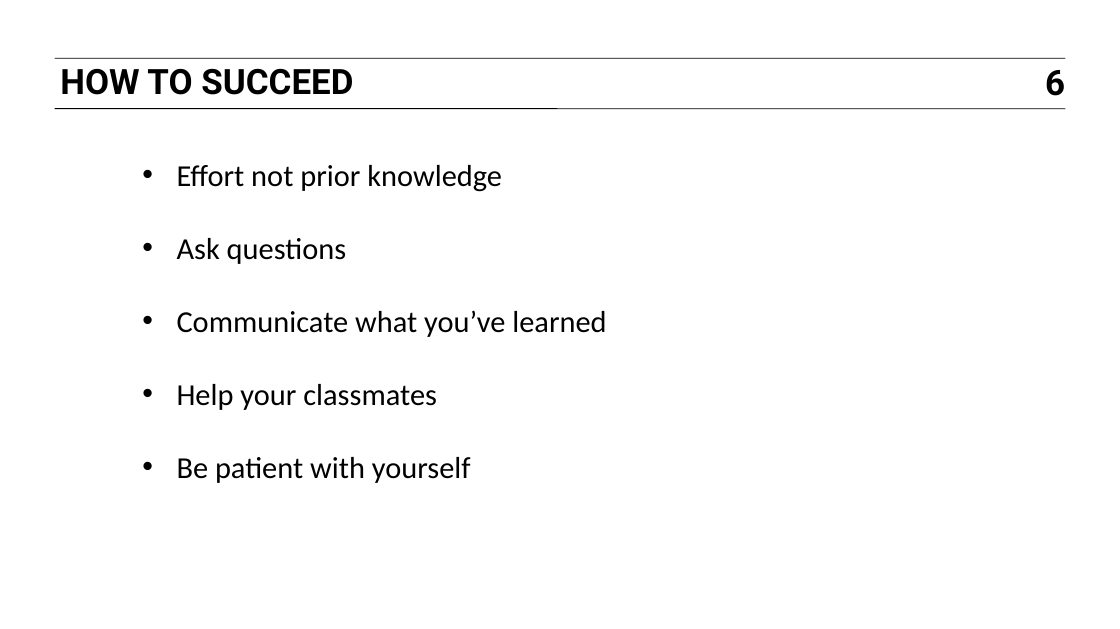
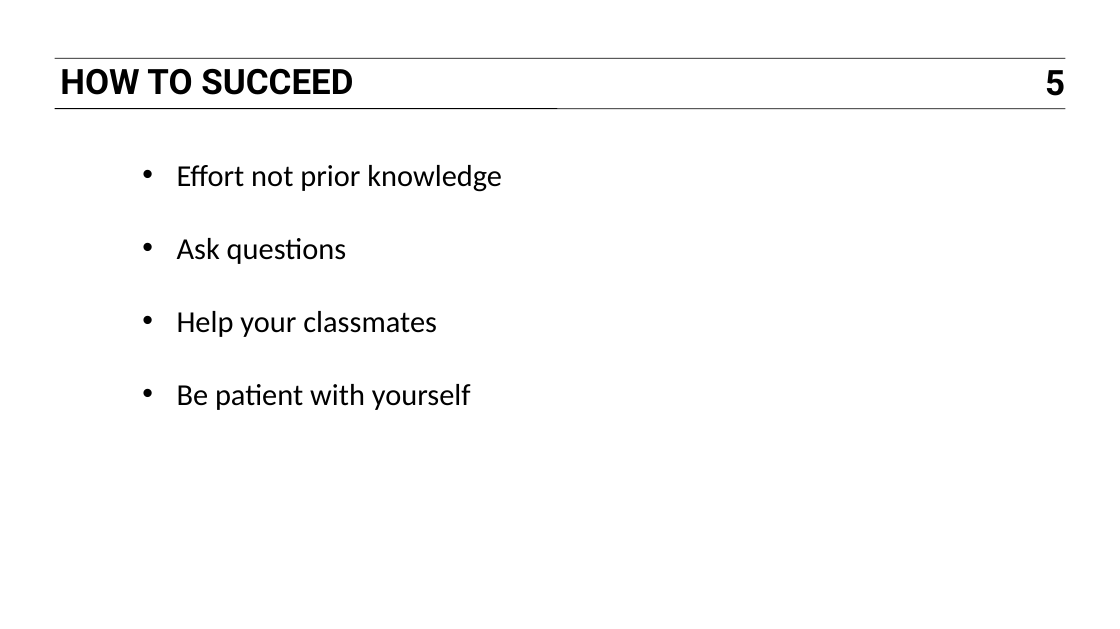
Before and after one commit to JamesByers/GA-SEA-DAT1, a slide deck: slide 5 of slides/01_course_overview.pptx (slide 6 before the commit). Drawn at 1120x629 pixels with LibreOffice and Linux fonts; fonts in the diff are those of the drawing. Boxes give left, top, right and bottom in pixels: in the first picture for what was removed or moved away, otherwise in the second. Text is boxed around its words. In the diff, an @@ line names an element or a change of style, - is before the commit and + after.

```diff
--- a/slides/01_course_overview.pptx
+++ b/slides/01_course_overview.pptx
@@ page number at box(1045, 70, 1065, 96): text changed @@
-6
+5
@@ text at box(177, 310, 606, 337): paragraph removed @@
-• Communicate what you’ve learned
```
Also in this commit, not shown: 4 other slides changed, 2 slides removed, 19 other files.
